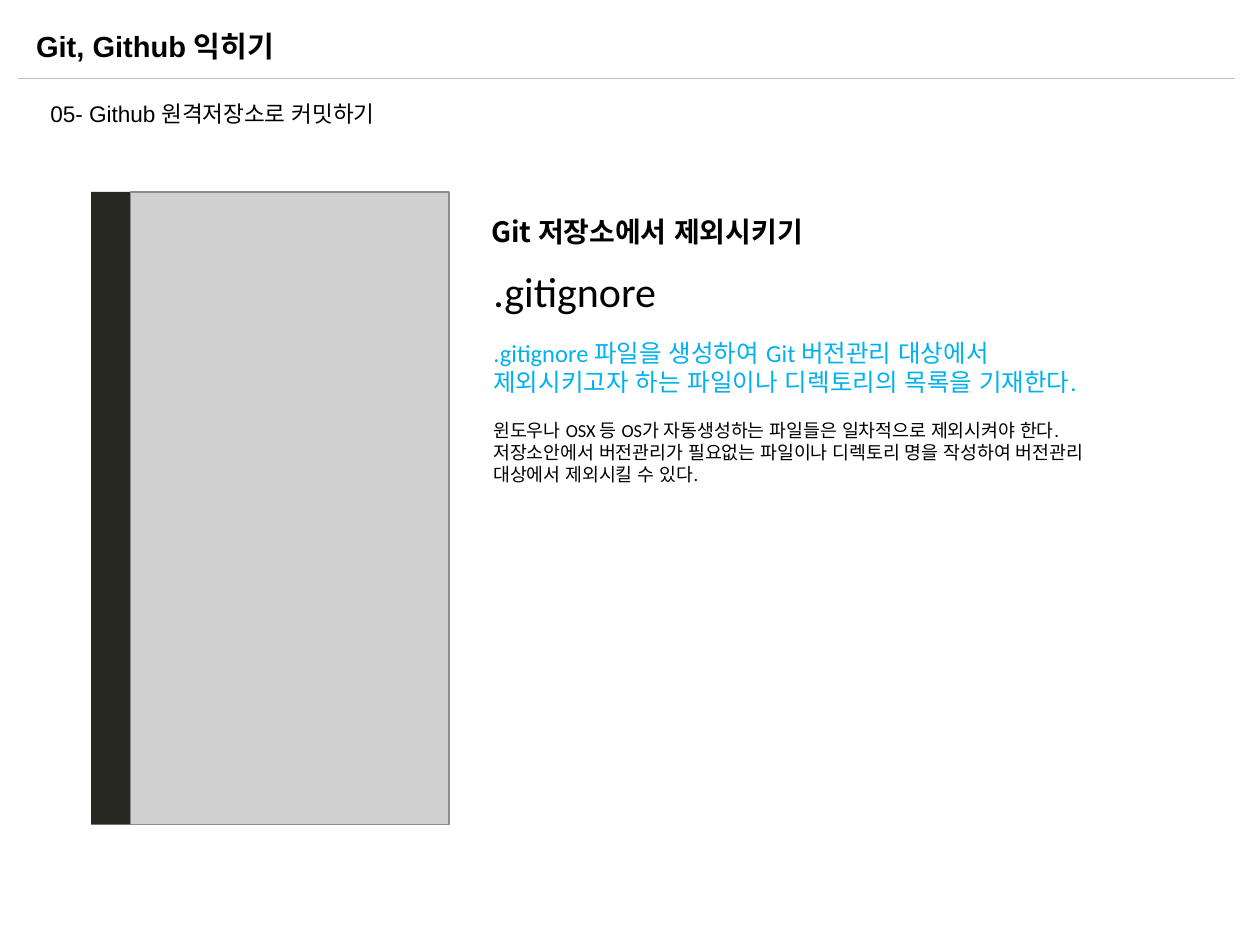
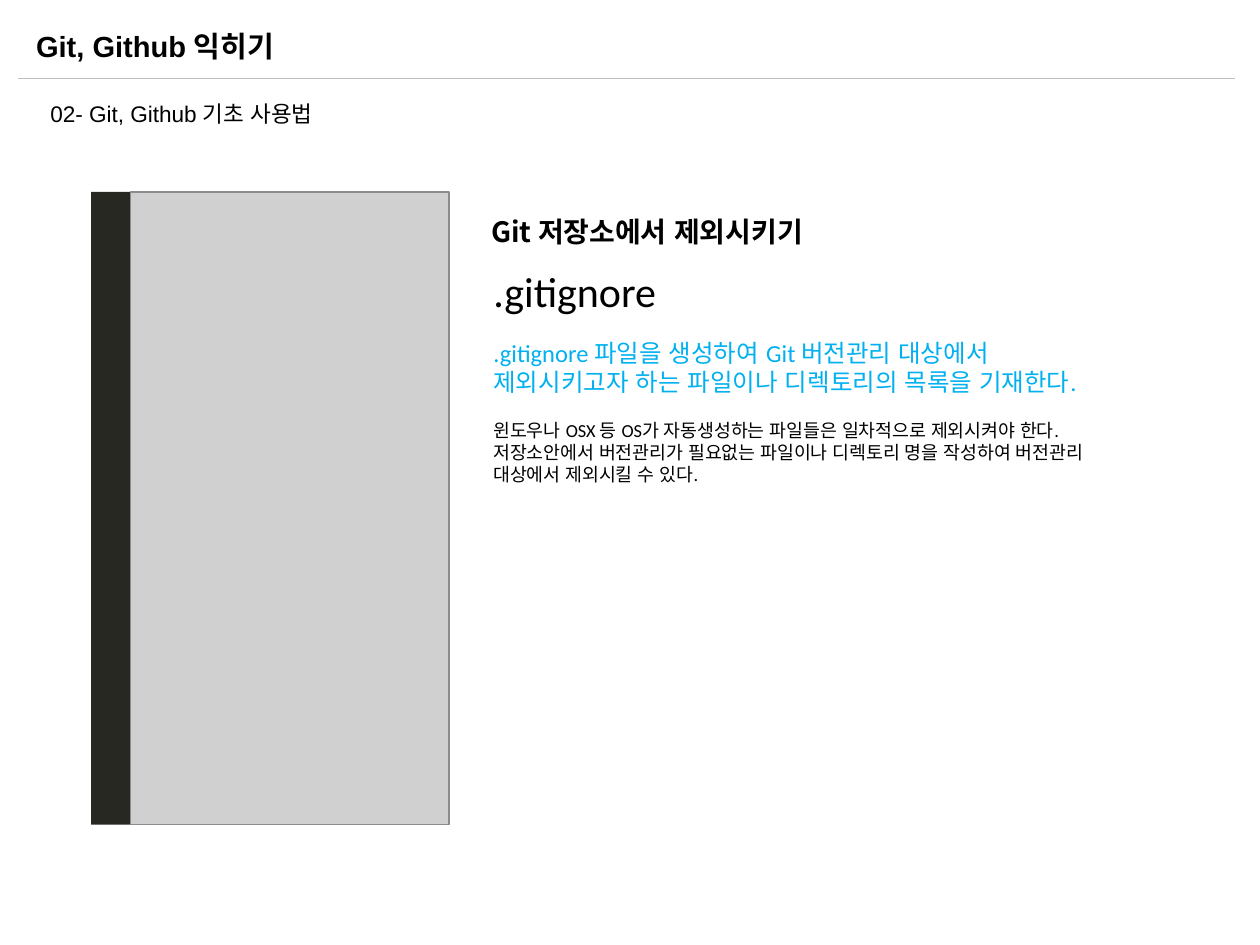
Before and after one commit to sabin21/NodeJS_Workflow_Study, a slide deck: slide 14 of CH00_Git_Github.pptx (slide 17 before the commit). Drawn at 1260x945 pixels with LibreOffice and Linux fonts; fonts in the diff are those of the drawing; grey boxes stand for pictures. Boxes give left, top, right and bottom in pixels: in the first picture for what was removed or moved away, otherwise in the second. Text is boxed around its words. In the diff, an @@ line names an element or a change of style, - is before the commit and + after.

```diff
--- a/CH00_Git_Github.pptx
+++ b/CH00_Git_Github.pptx
@@ text at box(50, 103, 312, 125): text changed @@
-05- Github 원격저장소로 커밋하기
+02- Git, Github 기초 사용법
```
Also in this commit, not shown: 11 other slides changed, 2 slides added, 1 slide removed, 1 other file.
